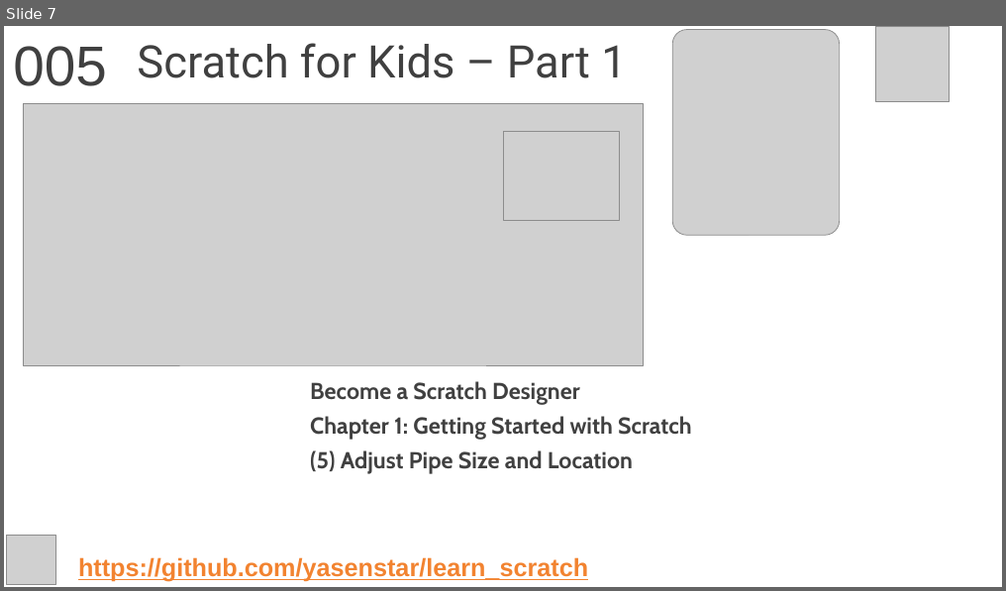
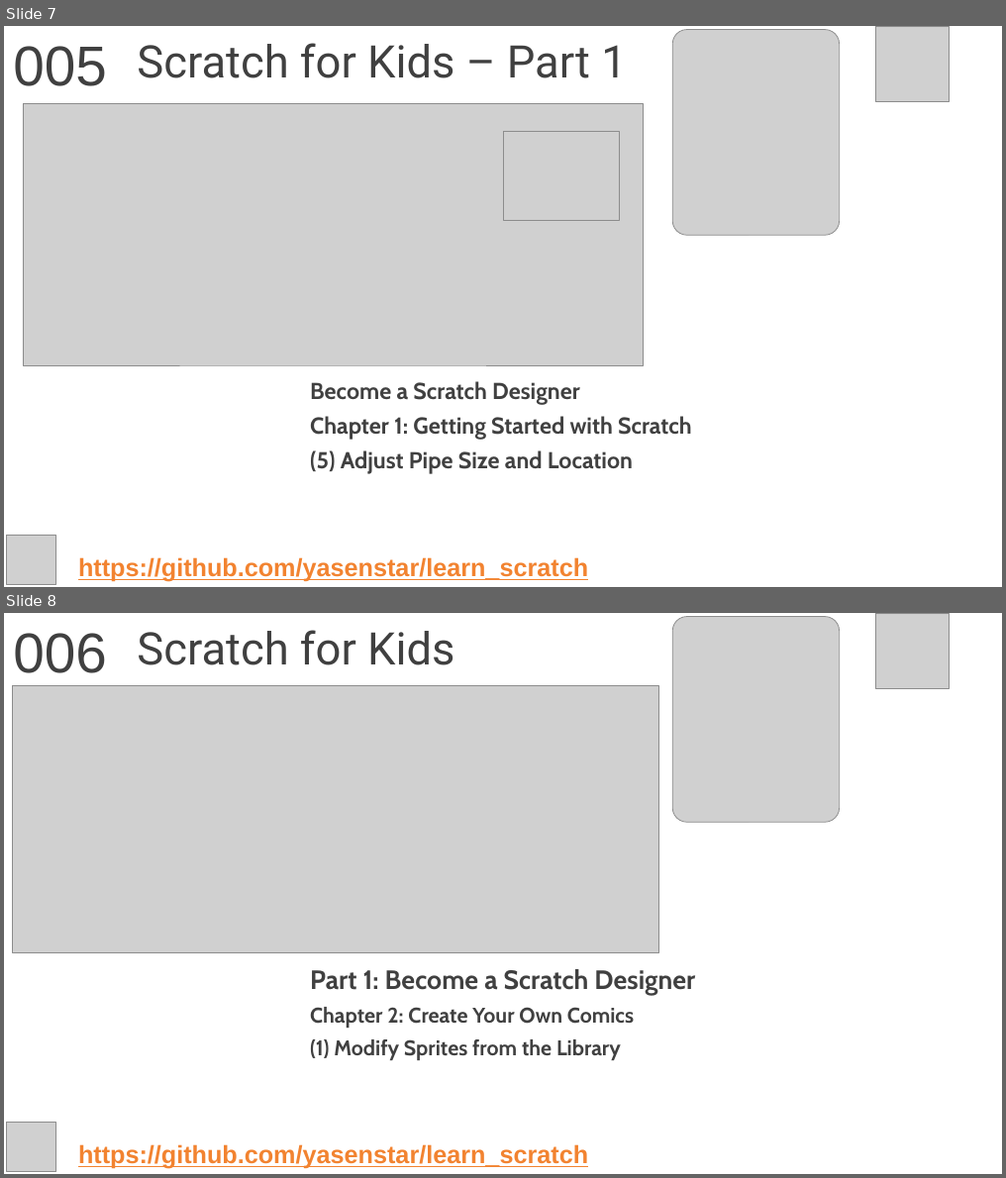
Before and after one commit to yasenstar/learn_scratch, a slide deck: scratch4kids/Scratch4Kids.pptx. Shown one above the other, each under a label of ours: slide 7 before the commit, slides 7 and 8 after it. The pictures are 1006x591 and 1006x1178 pixels, drawn with LibreOffice and Linux fonts; fonts in the diff are those of the drawing; grey boxes stand for pictures; background and template pictures are left out. Boxes give left, top, right and bottom in pixels: in the first picture for what was removed or moved away, otherwise in the second. Text is boxed around its words. In the diff, an @@ line names an element or a change of style, - is before the commit and + after.

```diff
--- a/scratch4kids/Scratch4Kids.pptx
+++ b/scratch4kids/Scratch4Kids.pptx
@@ slide 8 added at (4,613,1002,1174), background picture (left out) @@
@@ text added at (13,633,107,673), 54 pt, text #404040 @@
+006
@@ title added at (137,630,454,665), 43.2 pt, text #404040 @@
+Scratch for Kids
@@ picture added at (672,617,840,823) @@
@@ picture added at (876,614,949,688) @@
@@ picture added at (12,685,659,954) @@
@@ subtitle added at (310,969,695,1060), 20.4 pt, text #404040, bold @@
+Part 1: Become a Scratch Designer
+Chapter 2: Create Your Own Comics
+(1) Modify Sprites from the Library
@@ picture added at (7,1123,56,1172) @@
@@ text added at (78,1145,588,1169), 24 pt, text #F28330, bold, underline @@
+https://github.com/yasenstar/learn_scratch
```
Also in this commit, not shown: 2 other slides added, 5 other files.
